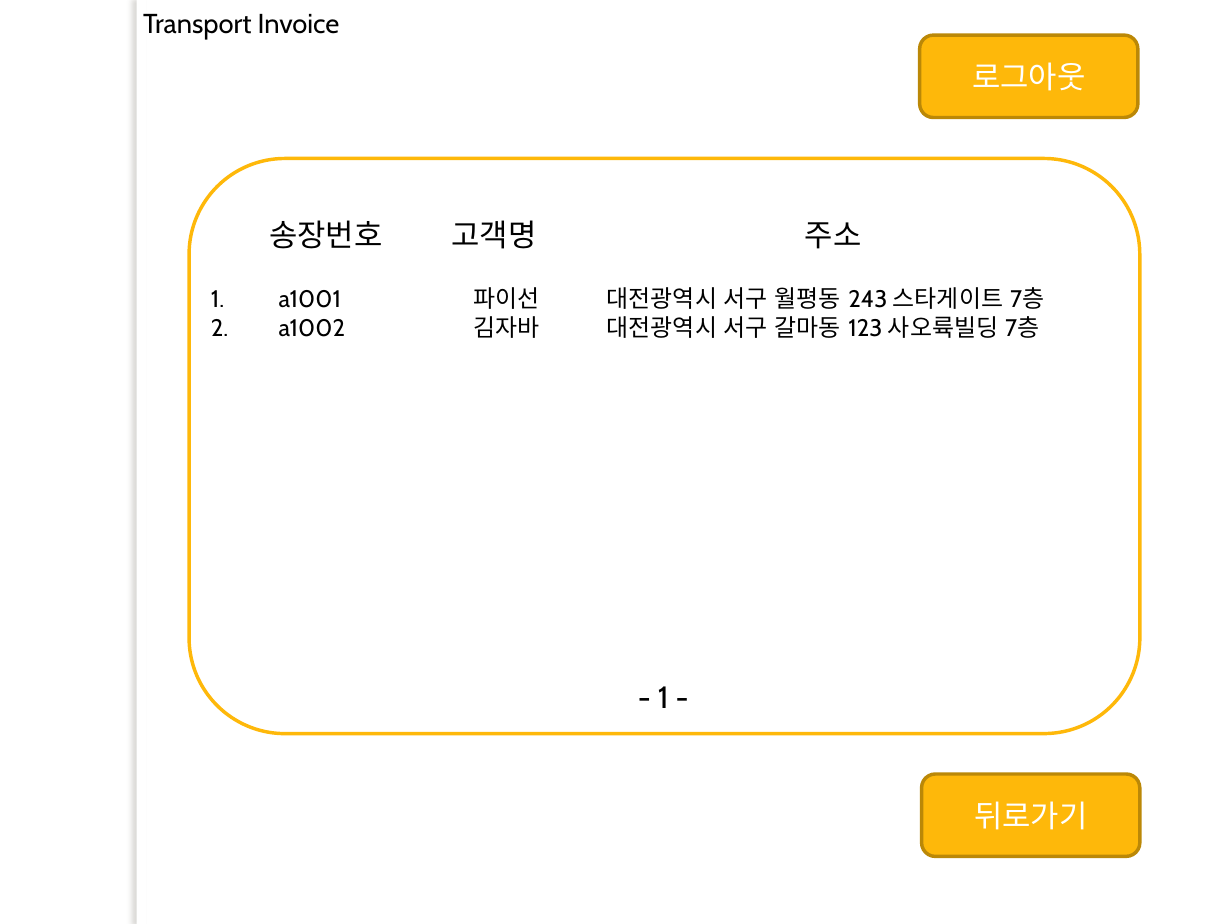
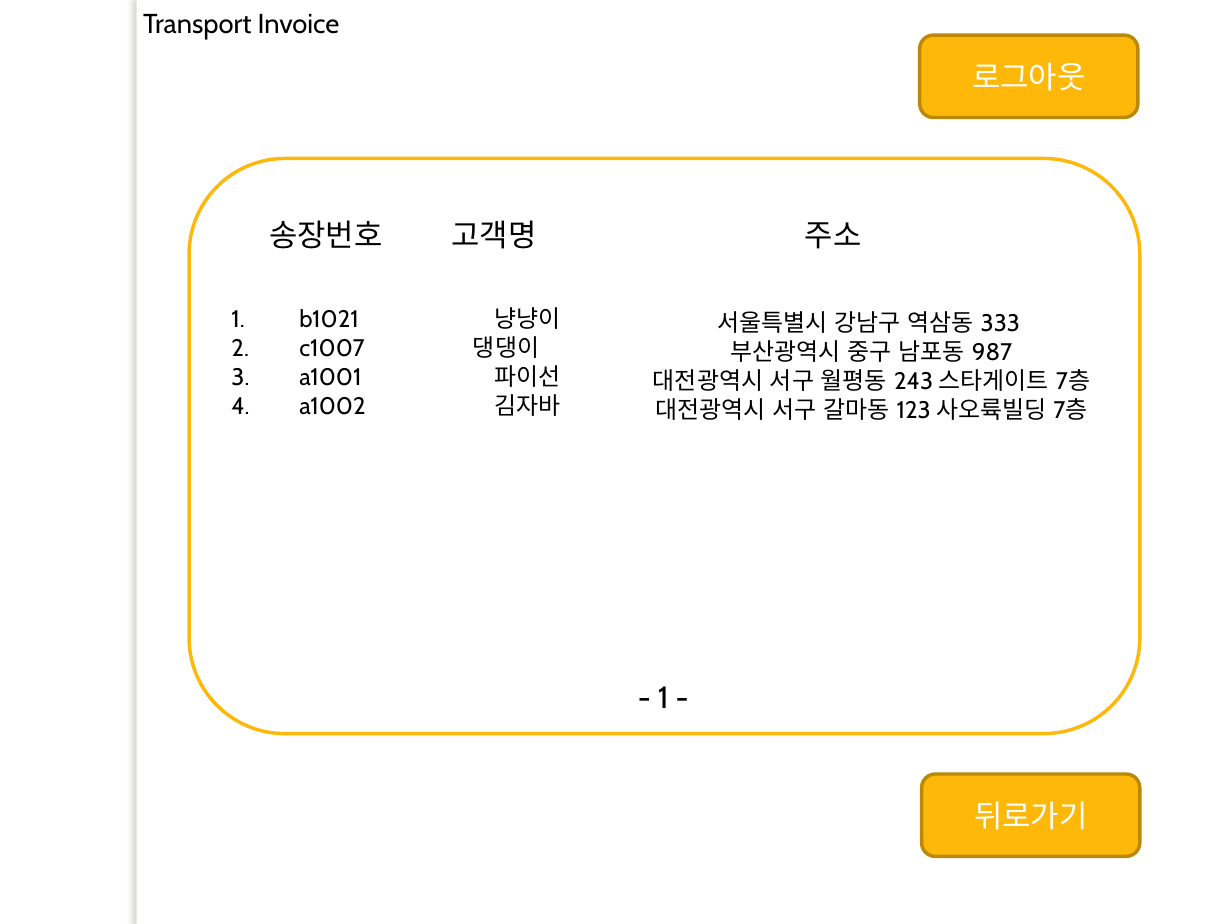
Before and after one commit to lx9203/fulfillmentBlue, a slide deck: slide 9 of 프레젠테이션1.pptx. Drawn at 1232x924 pixels with LibreOffice and Linux fonts; fonts in the diff are those of the drawing; background and template pictures are left out. Boxes give left, top, right and bottom in pixels: in the first picture for what was removed or moved away, otherwise in the second. Text is boxed around its words. In the diff, an @@ line names an element or a change of style, - is before the commit and + after.

```diff
--- a/프레젠테이션1.pptx
+++ b/프레젠테이션1.pptx
@@ text added at (x1=299, y1=307, x2=560, y2=416), 14 pt, text #000000 @@
+1. b1021 냥냥이
+2. c1007 댕댕이
+3. a1001 파이선
+4. a1002 김자바
@@ text at (x1=653, y1=311, x2=1090, y2=420): text changed @@
-1. a1001 파이선 대전광역시 서구 월평동 243 스타게이트 7층
-2. a1002 김자바 대전광역시 서구 갈마동 123 사오륙빌딩 7층
+서울특별시 강남구 역삼동 333
+부산광역시 중구 남포동 987
+대전광역시 서구 월평동 243 스타게이트 7층
+대전광역시 서구 갈마동 123 사오륙빌딩 7층
```
Also in this commit, not shown: 7 other slides changed.
